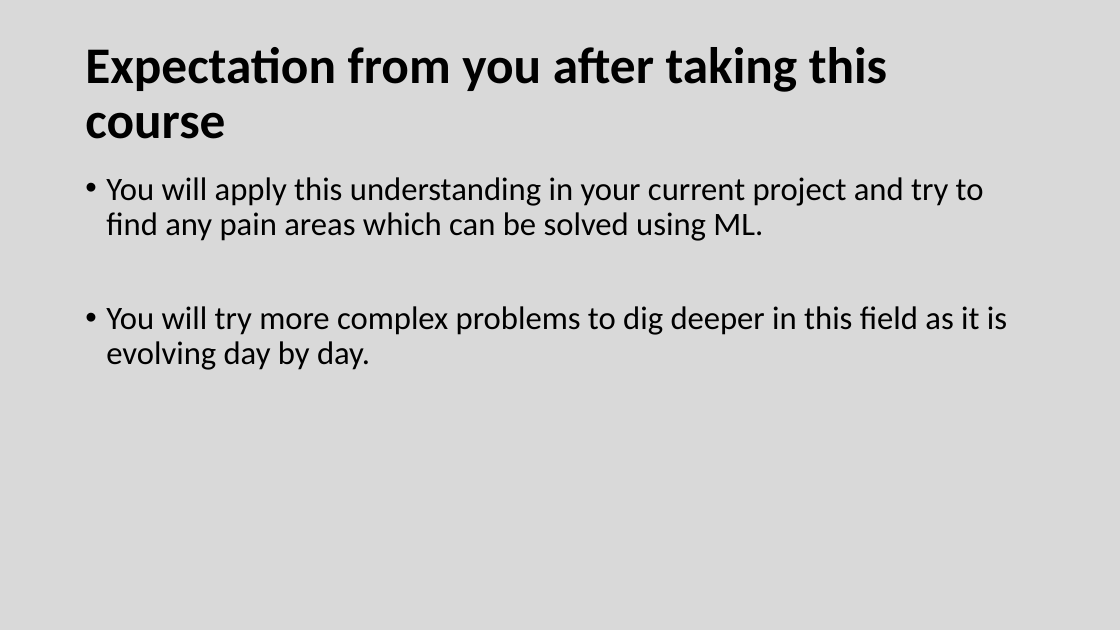
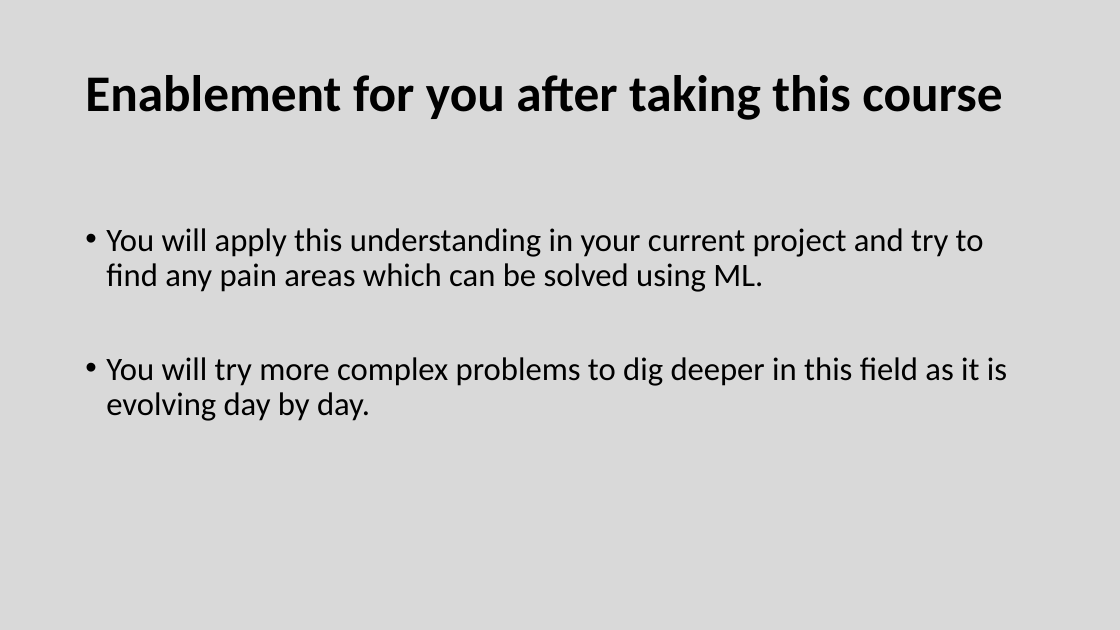
Before and after one commit to Vkrntkmrsngh/Machine-Learning-Training, a slide deck: slide 5 of Introduction TO DATA SCIENCE_Training.pptx (slide 6 before the commit). Drawn at 1120x630 pixels with LibreOffice and Linux fonts; fonts in the diff are those of the drawing. Boxes give left, top, right and bottom in pixels: in the first picture for what was removed or moved away, otherwise in the second. Text is boxed around its words. In the diff, an @@ line names an element or a change of style, - is before the commit and + after.

```diff
--- a/Introduction TO DATA SCIENCE_Training.pptx
+++ b/Introduction TO DATA SCIENCE_Training.pptx
@@ title at (85, 75, 1002, 120): text changed @@
-Expectation from you after taking this course
+Enablement for you after taking this course
@@ text "You will apply this understanding ...": place and size @@
-text "You will apply this understanding ..." at (106, 177, 1007, 370)
+text "You will apply this understanding ..." at (106, 228, 1007, 421)
```
Also in this commit, not shown: 10 other slides changed, 2 slides added, 3 slides removed, 1 other file.
